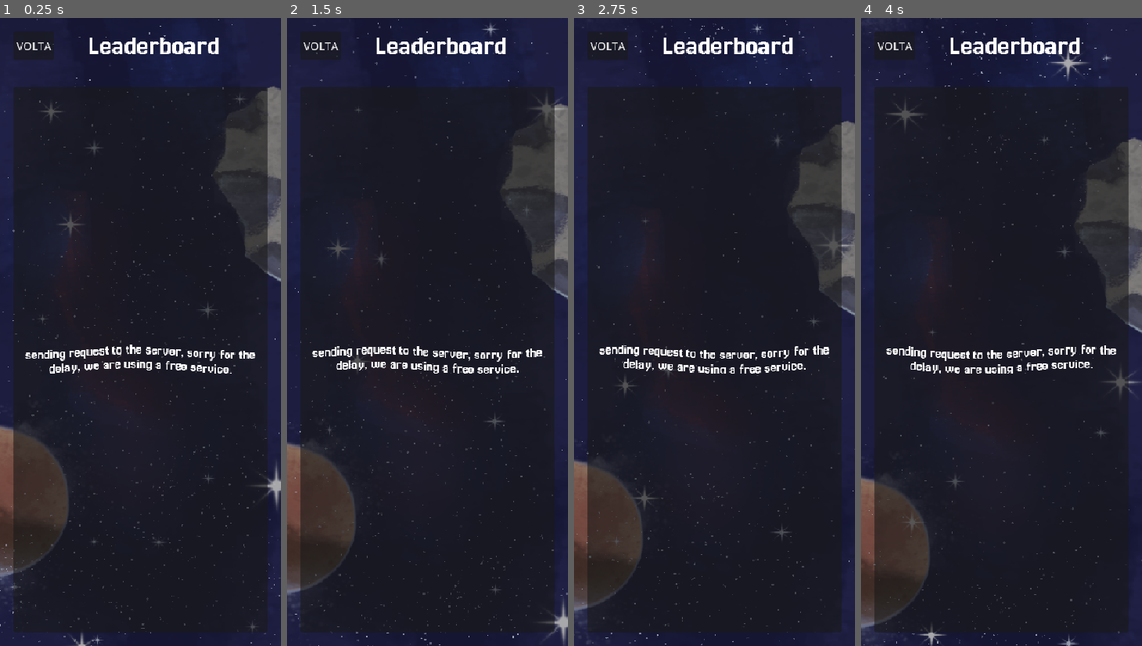
Above: before the commit, frames 1-4 (left to right).
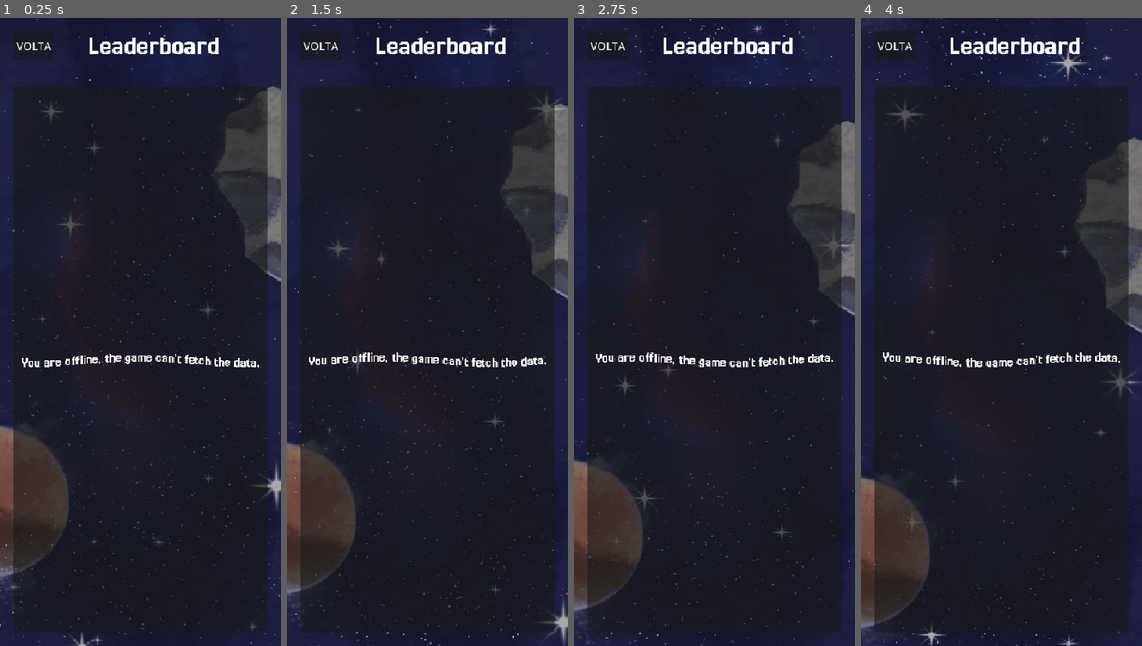
Above: after the commit, the same moments.

Repository: Juawo/space-shooter
Game: Godot game, scene res://scenes/ui/Leaderboard/leaderboard.tscn
Two runs of this game, one before a commit and one after it. Both use one fixed random seed, a clock stepped at 60 frames per second and the inputs below. This scene is started directly instead of the project's main scene. The engine's default icon, where the game draws it, is replaced by a stand-in: a white triangle on a blue panel in a dark square.
Inputs (mouse positions are in pixels of both pictures, inside the frame that each line leads up to):
- Up to frame 1 (0.25 s): no input
- Up to frame 2 (1.5 s): move the mouse to (489, 300) at 0.52 s; hold Right (ui_right) 0.53-1.28 s; click (489, 300) at 0.67 s; move the mouse to (371, 363) at 1.27 s; hold Left (ui_left) from 1.28 s (still down)
- Up to frame 3 (2.75 s): move the mouse to (742, 193) at 2.02 s; release Left (ui_left) at 2.03 s; hold Right (ui_right) from 2.03 s (still down)
- Up to frame 4 (4 s): move the mouse to (987, 457) at 2.77 s; click (987, 457) at 2.92 s; move the mouse to (1085, 426) at 3.52 s; release Right (ui_right) at 3.53 s; hold Left (ui_left) from 3.53 s (still down)

The runs differ from the first frame. In frame 1, 1.7% of the frame differs, in the area x 7-93%, y 52-57%; in frame 2, 1.7%; in frame 3, 1.7%; in frame 4, 1.7%.

Commit message:
fix: adjust registration UI margins and add label for re-registration; enhance leaderboard error handling and update pop-up button visibility

Diff:
--- a/scenes/ui/Register/register.tscn
+++ b/scenes/ui/Register/register.tscn
@@ -109,9 +109,9 @@
 grow_horizontal = 2
 grow_vertical = 2
 theme_override_constants/margin_left = 40
-theme_override_constants/margin_top = 180
+theme_override_constants/margin_top = 140
 theme_override_constants/margin_right = 40
-theme_override_constants/margin_bottom = 180
+theme_override_constants/margin_bottom = 140
 
 [node name="Panel" type="Panel" parent="MarginContainer"]
 layout_mode = 2
@@ -142,6 +142,13 @@
 text = "Register"
 horizontal_alignment = 1
 
+[node name="register_again_label" type="Label" parent="MarginContainer/Panel/MarginContainer/VBoxContainer"]
+custom_minimum_size = Vector2(292, 40)
+layout_mode = 2
+theme_override_fonts/font = ExtResource("1_va7qf")
+horizontal_alignment = 1
+autowrap_mode = 2
+
 [node name="Nickname" type="VBoxContainer" parent="MarginContainer/Panel/MarginContainer/VBoxContainer"]
 layout_mode = 2
 
@@ -230,7 +237,7 @@
 custom_minimum_size = Vector2(90, 36)
 layout_mode = 2
 size_flags_horizontal = 4
-size_flags_vertical = 4
+size_flags_vertical = 0
 theme_override_fonts/font = ExtResource("1_va7qf")
 theme_override_font_sizes/font_size = 24
 disabled = true
--- a/scripts/ui/Leaderboard/leaderboard.gd
+++ b/scripts/ui/Leaderboard/leaderboard.gd
@@ -3,22 +3,31 @@
 @onready var v_box_container: VBoxContainer = $MarginContainer/VBoxContainer/Panel/MarginContainer/ScrollContainer/VBoxContainer
 var row_scene := load("res://scenes/ui/Leaderboard/leaderboard_row.tscn")
 var main_scene := load("res://scenes/game/main.tscn")
+@onready var erro_return: RichTextLabel = $MarginContainer/VBoxContainer/Panel/MarginContainer/erro_return
 
 func _ready() -> void:
 	ApiManager.highscores_received.connect(populate_leaderboard)
 	ApiManager.get_leaderboard()
 
-func populate_leaderboard(data : Array):
-	if  data is not Array:
-		printerr("Leaderboard recebida nao e um array!")
+func populate_leaderboard(data, status_code):
+	if status_code != 200:
+		if status_code == null or status_code == 0:
+			erro_return.text = "[center][wave amp=40.0 freq=6.0 color=#FFFFFF][pulse color=#FFFFFF angle=0.0 height=1.05 freq=3.0]You are offline, the game can't fetch the data.[/pulse][/wave][/center]"
+			return
+		else:
+			erro_return.text = "[center][wave amp=40.0 freq=6.0 color=#FFFFFF][pulse color=#FFFFFF angle=0.0 height=1.05 freq=3.0]Error when trying to fetch the leaderboard - Status Code : %d[/pulse][/wave][/center]" % status_code
+			return
+	if data == null or typeof(data) != TYPE_ARRAY:
+		erro_return.text = "[center][wave amp=40.0 freq=6.0 color=#FFFFFF][pulse color=#FFFFFF angle=0.0 height=1.05 freq=3.0]Error in data coming from the server.[/pulse][/wave][/center]"
 		return
+	erro_return.visible = false
+
 	for i in range(len(data)):
 		var new_scene = row_scene.instantiate()
 		v_box_container.add_child(new_scene)
 		new_scene.populate(data[i], i+1)
 		if i % 2 == 0:
-			new_scene.get_node("Panel").self_modulate = Color(1, 1, 1, 0.05) # Sombra leve
-
+			new_scene.get_node("Panel").self_modulate = Color(1, 1, 1, 0.05)
 
 func _on_back_button_pressed() -> void:
 	get_tree().change_scene_to_packed(main_scene)
--- a/scripts/ui/boot_scene/update_pop_up.gd
+++ b/scripts/ui/boot_scene/update_pop_up.gd
@@ -26,6 +26,8 @@
 	else :
 		update_btn.disabled = true
 		erro_update_btn.visible = true
+		no_update_btn.visible = true
+		no_update_btn.text = "Update later"
 
 func _on_update_btn_pressed() -> void:
 	OS.shell_open(uri)
